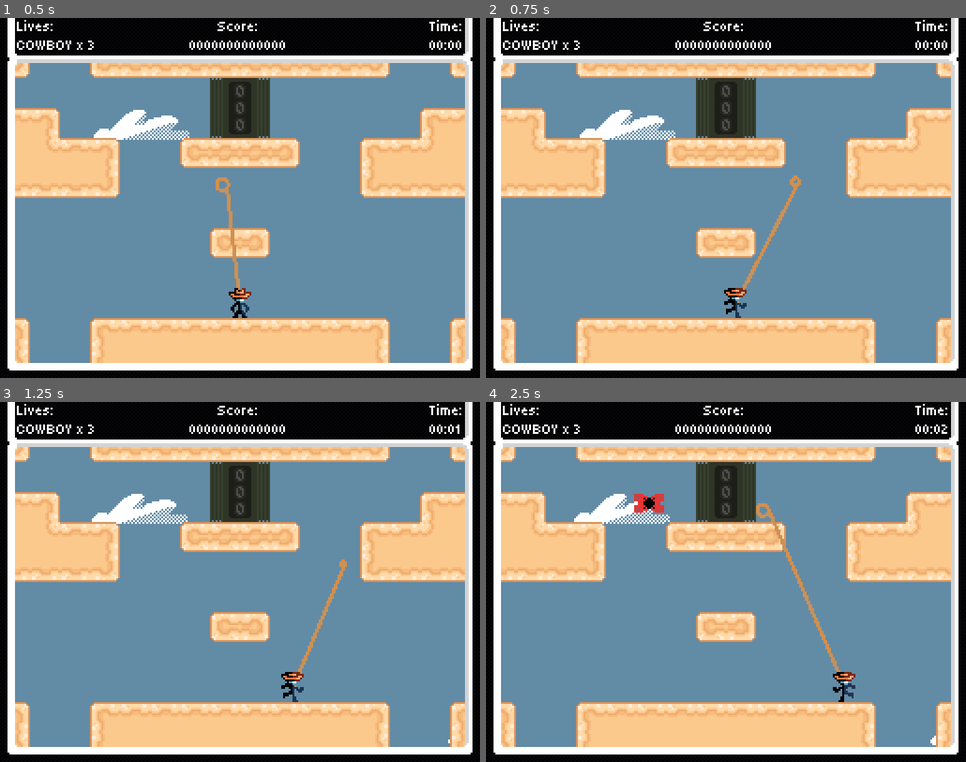
Above: before the commit, frames 1-4 (two rows, left to right).
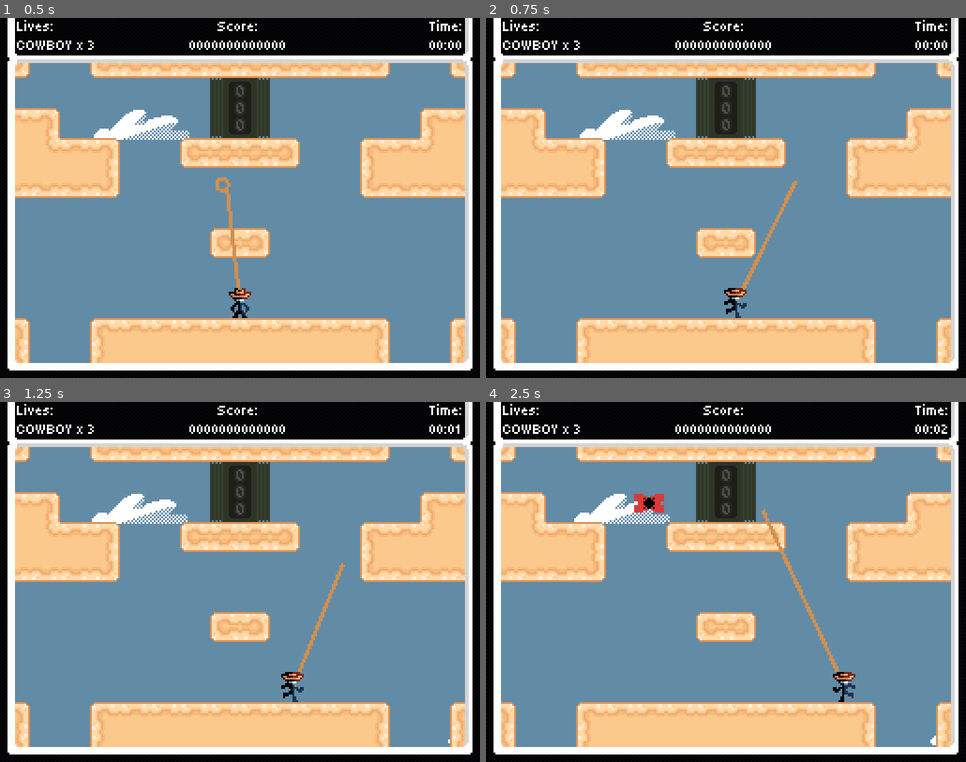
Above: after the commit, the same moments.

Repository: Jcodefox/GMTK-2025
Game: Godot game, scene res://scenes/topscenes/gameplay_topscene.tscn
Two runs of this game, one before a commit and one after it. Both use one fixed random seed, a clock stepped at 60 frames per second and the inputs below.
Inputs (mouse positions are in pixels of both pictures, inside the frame that each line leads up to):
- Up to frame 1 (0.5 s): no input
- Up to frame 2 (0.75 s): move the mouse to (831, 180) at 0.52 s; press the mouse at (831, 180) at 0.53 s; hold D (move_right) from 0.53 s (still down)
- Up to frame 3 (1.25 s): keep holding D (move_right); tap Space (move_jump) at 0.77 s
- Up to frame 4 (2.5 s): move the mouse to (630, 600) at 1.27 s; release the mouse at (630, 600) at 1.28 s; click (630, 600) at 1.35 s; tap Space (move_jump) at 1.52 s; move the mouse to (774, 502) at 2.02 s; release D (move_right) at 2.03 s; press the mouse at (774, 502) at 2.03 s; hold A (move_left) from 2.03 s (still down)

Frame 1 is identical in both runs. In frame 2, 0.3% of the frame differs, in the area x 53-66%, y 43-75%; in frame 3, 0.2%; in frame 4, 0.6%, in the area x 56-74%, y 28-75%.

Commit message:
Slingball follows mouse instead of teleporting

Diff:
--- a/scripts/prefabs/lasso_v2.gd
+++ b/scripts/prefabs/lasso_v2.gd
@@ -24,7 +24,6 @@
 var player_pos: Vector2 = Vector2.ZERO
 
 var lasso_loop_size: float = 1
-var lasso_target_pos: Vector2 = Vector2.ZERO
 var lasso_current_pos: Vector2 = Vector2.ZERO
 var last_mouse_pos: Vector2 = Vector2.ZERO
 
@@ -40,7 +39,6 @@
 func _process(delta: float):
 	cumulative_delta += delta
 
-	lasso_target_pos = get_average_line_point()
 	lasso_current_pos += (get_global_mouse_position() - lasso_current_pos) / 12.0
 
 	var previous_angle: float = lasso_current_pos.angle_to_point(last_mouse_pos)
@@ -80,7 +78,9 @@
 
 	if Input.is_action_just_pressed("pull_lasso"):
 		pull_lasso()
-
+	if Input.is_action_pressed("pull_lasso"):
+		all_mouse_angles.clear()
+		mouse_angle_time.clear()
 
 	var pos: Vector2 = player_pos - global_position
 
--- a/scripts/prefabs/slingball.gd
+++ b/scripts/prefabs/slingball.gd
@@ -20,8 +20,10 @@
 var player: Node2D = null
 var still_held: bool = true
 var old_collision_mask: int = 0
+var slingball_held_pos: Vector2 = Vector2.ZERO
 
 func _ready() -> void:
+	slingball_held_pos = global_position
 	old_collision_mask = collision_mask
 	collision_mask = 0
 	sprite_ghosts = Globals.make_loop_ghosts_of($AnimatedSlingball)
@@ -48,8 +50,8 @@
 			var pull_direction: Vector2 = Globals.convert_to_visible_pos(global_position).direction_to(Globals.convert_to_visible_pos(player.global_position))
 			intended_velocity = pull_direction * ((Globals.convert_to_visible_pos(global_position).distance_to(Globals.convert_to_visible_pos(player.global_position)) / 2.0) + 60)
 	if still_held:
-		global_position = get_global_mouse_position()
-		global_position = Globals.apply_loop_teleport(global_position)
+		slingball_held_pos += (get_global_mouse_position() - slingball_held_pos) / 12.0
+		global_position = Globals.apply_loop_teleport(slingball_held_pos)
 		return
 	if $WallCheck.get_overlapping_bodies().size() == 0:
 		collision_mask = old_collision_mask
